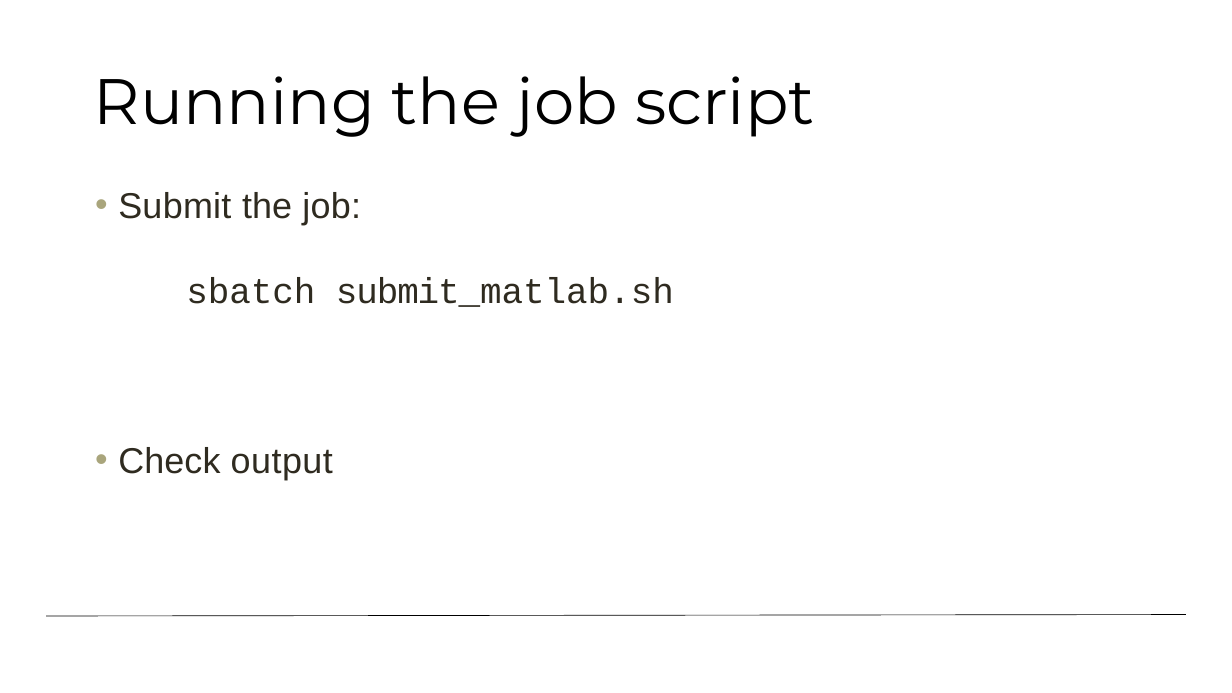
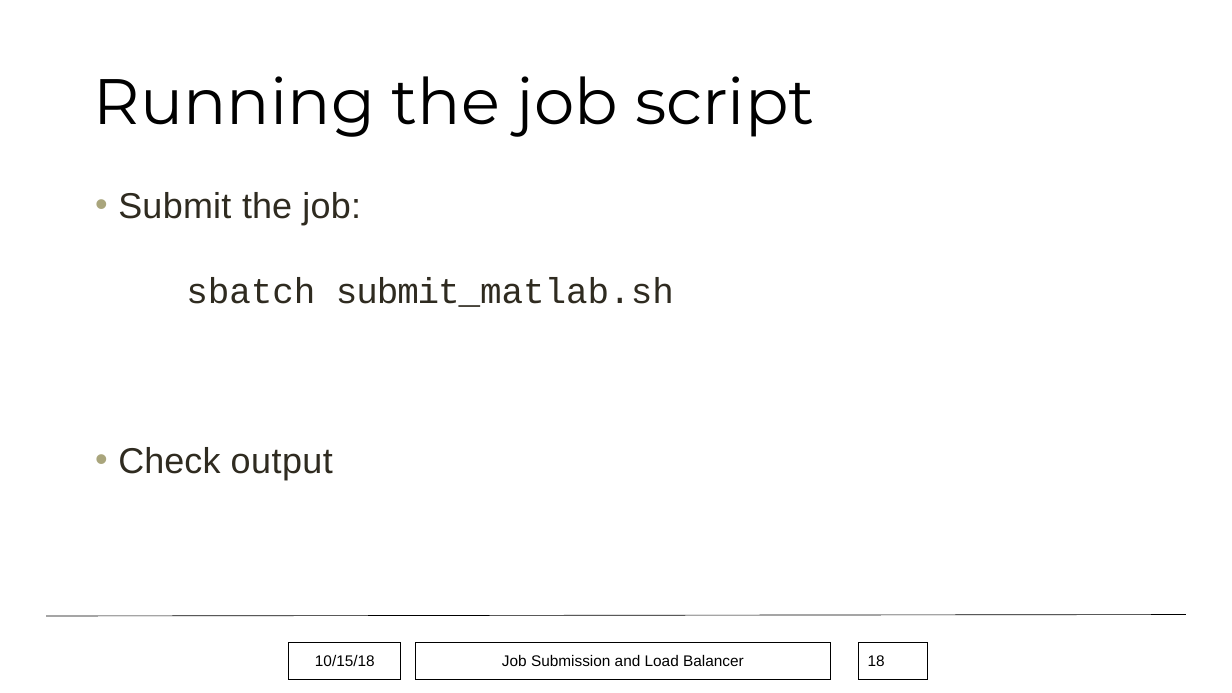
Before and after one commit to monaghaa/HPC_Short_Course_Fall_2018, a slide deck: slide 18 of Job_Submission/hpc_job_submission_Fall2018.pptx (slide 19 before the commit). Drawn at 1232x693 pixels with LibreOffice and Linux fonts; fonts in the diff are those of the drawing; background and template pictures are left out. Boxes give left, top, right and bottom in pixels: in the first picture for what was removed or moved away, otherwise in the second. Text is boxed around its words. In the diff, an @@ line names an element or a change of style, - is before the commit and + after.

```diff
--- a/Job_Submission/hpc_job_submission_Fall2018.pptx
+++ b/Job_Submission/hpc_job_submission_Fall2018.pptx
@@ rectangle added at [289, 642, 401, 679], outline #000000 0.75 pt, 12 pt, text #000000 @@
+10/15/18
@@ rectangle added at [415, 642, 831, 679], outline #000000 0.75 pt, 12 pt, text #000000 @@
+Job Submission and Load Balancer
@@ page number added at [859, 642, 928, 679], outline #000000 0.75 pt, 12 pt, text #000000 @@
+18
```
Also in this commit, not shown: 27 other slides changed, 1 slide removed, 3 other files.
